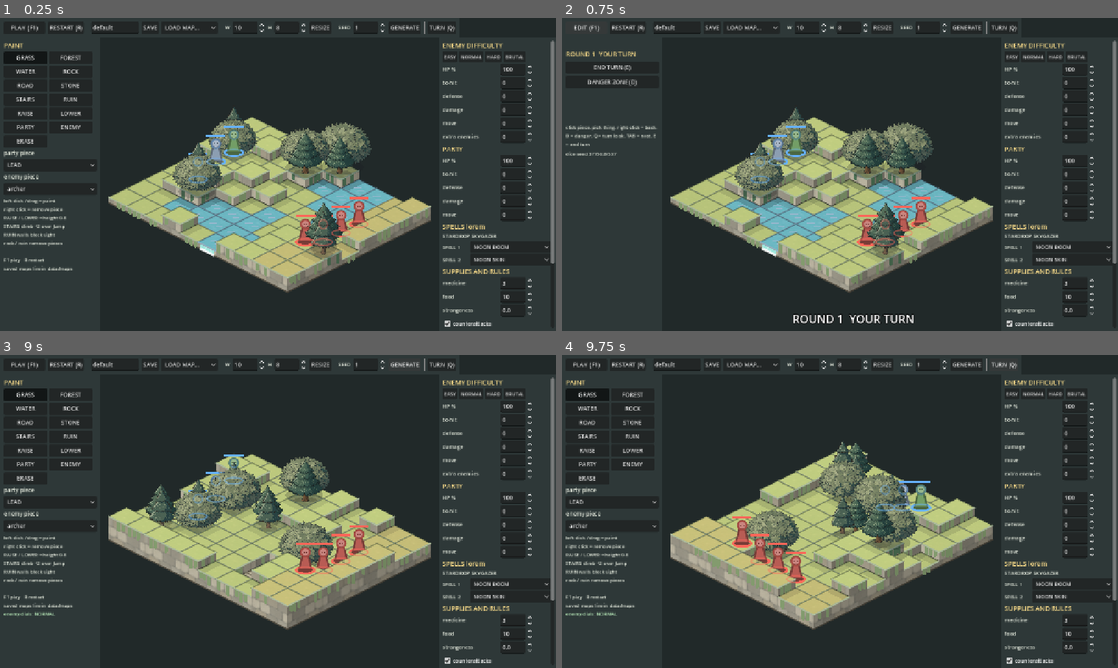
Above: before the commit, frames 1-4 (two rows, left to right).
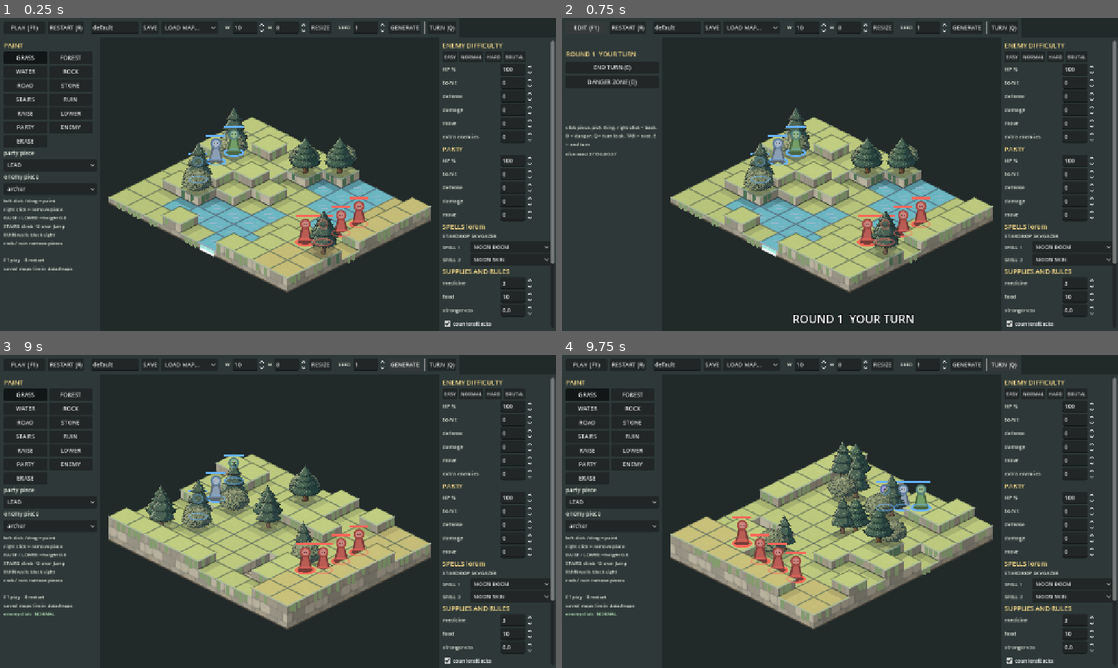
Above: after the commit, the same moments.

Repository: BrandonSigil/lodestone
Game: Godot game, scene res://scenes/combat_sandbox.tscn
The game is run twice, just before and just after one commit, with the same random seed, the same clock (stepped at 60 frames per second) and the same inputs. This scene is started directly instead of the project's main scene.
Inputs:
- Up to frame 1 (0.25 s): no input
- Up to frame 2 (0.75 s): click "PLAY (F1)" at 0.5 s
- Up to frame 3 (9 s): click "RESTART (R)" at 1.25 s; click "RESTART (R)" at 2 s; click "RESTART (R)" at 2.75 s; click "EASY" at 3.5 s; click "EASY" at 4.25 s; click "NORMAL" at 5 s; click "NORMAL" at 5.75 s; click "EDIT (F1)" at 6.5 s; click "PLAY (F1)" at 7.25 s; click "RESIZE" at 8 s; click "GENERATE" at 8.75 s
- Up to frame 4 (9.75 s): click "TURN (Q)" at 9.5 s

The runs differ from the first frame. In frame 1, 2.5% of the frame differs, in the area x 31-67%, y 32-75%; in frame 2, 2.5%; in frame 3, 2.6%, in the area x 26-60%, y 32-67%; in frame 4, 2.4%.

Commit message:
Keep wide prop sprites inside their cell; add Godot import files and board screenshots
Bushes and boulders were drawn up to 1.5 cells wide. Props now cap at
0.9 tile widths and shrink in height to keep their aspect.

Co-Authored-By: Claude Opus 5.5 (1M context) <noreply@anthropic.com>

Diff:
--- a/game/scripts/combat/combat_board.gd
+++ b/game/scripts/combat/combat_board.gd
@@ -348,6 +348,9 @@
 		var base := iso(c.x + 0.5 + o.x, c.y + 0.5 + o.y, h)
 		var ph: float = art.height * TW * (0.88 + 0.24 * r)
 		var pw := ph * tex.get_width() / float(tex.get_height())
+		if pw > TW * 0.9:  # wide props (bush, boulder) stay inside their cell
+			ph *= TW * 0.9 / pw
+			pw = TW * 0.9
 		Pawn.ellipse(self, base, pw * 0.36, pw * 0.13, Color(0.1, 0.1, 0.12, 0.22), true)
 		draw_texture_rect(tex, Rect2(base.x - pw * 0.5, base.y - ph, pw, ph), false, tint)
 	return true
Not shown, added: game/art/source/battle/prop_boulder.png.import
Not shown, added: game/art/source/battle/prop_brazier.png.import
Not shown, added: game/art/source/battle/prop_bush.png.import
Not shown, added: game/art/source/battle/prop_crate.png.import
Not shown, added: game/art/source/battle/prop_pillar.png.import
Not shown, added: game/art/source/battle/prop_pine_1.png.import
Not shown, added: game/art/source/battle/prop_pine_2.png.import
Not shown, added: game/art/source/battle/side_cliff.png.import
Not shown, added: game/art/source/battle/side_masonry.png.import
Not shown, added: game/art/source/battle/side_water.png.import
Not shown, added: game/art/source/battle/top_forest.png.import
Not shown, added: game/art/source/battle/top_grass.png.import
(and 8 more such lines)
